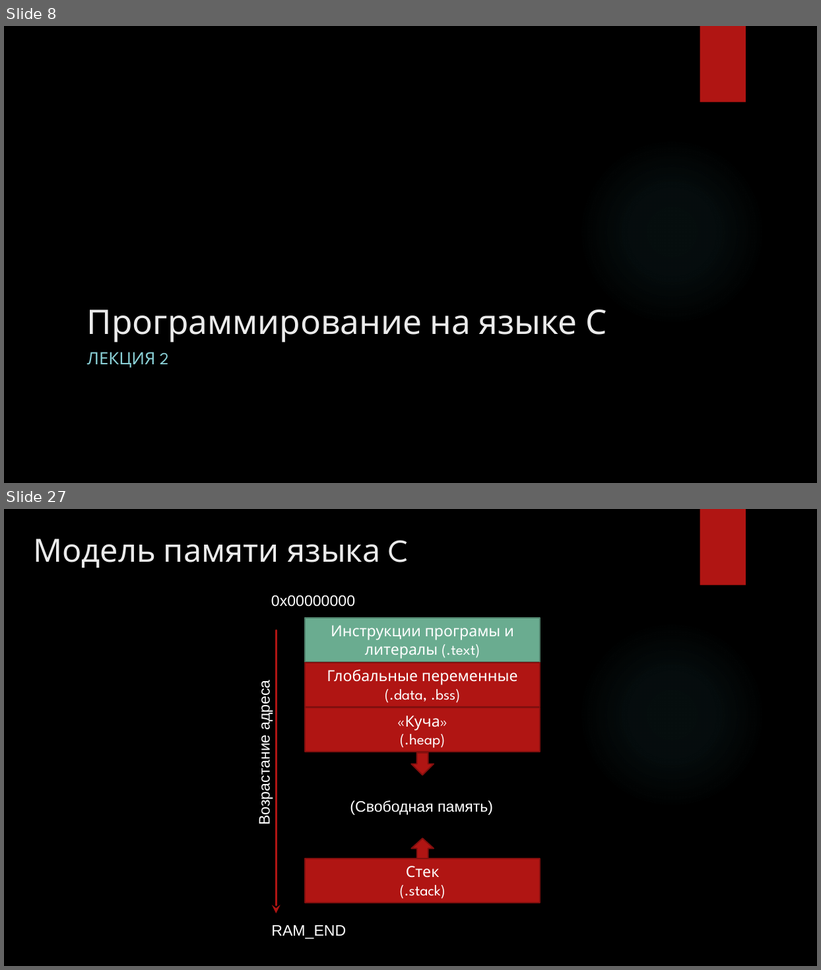
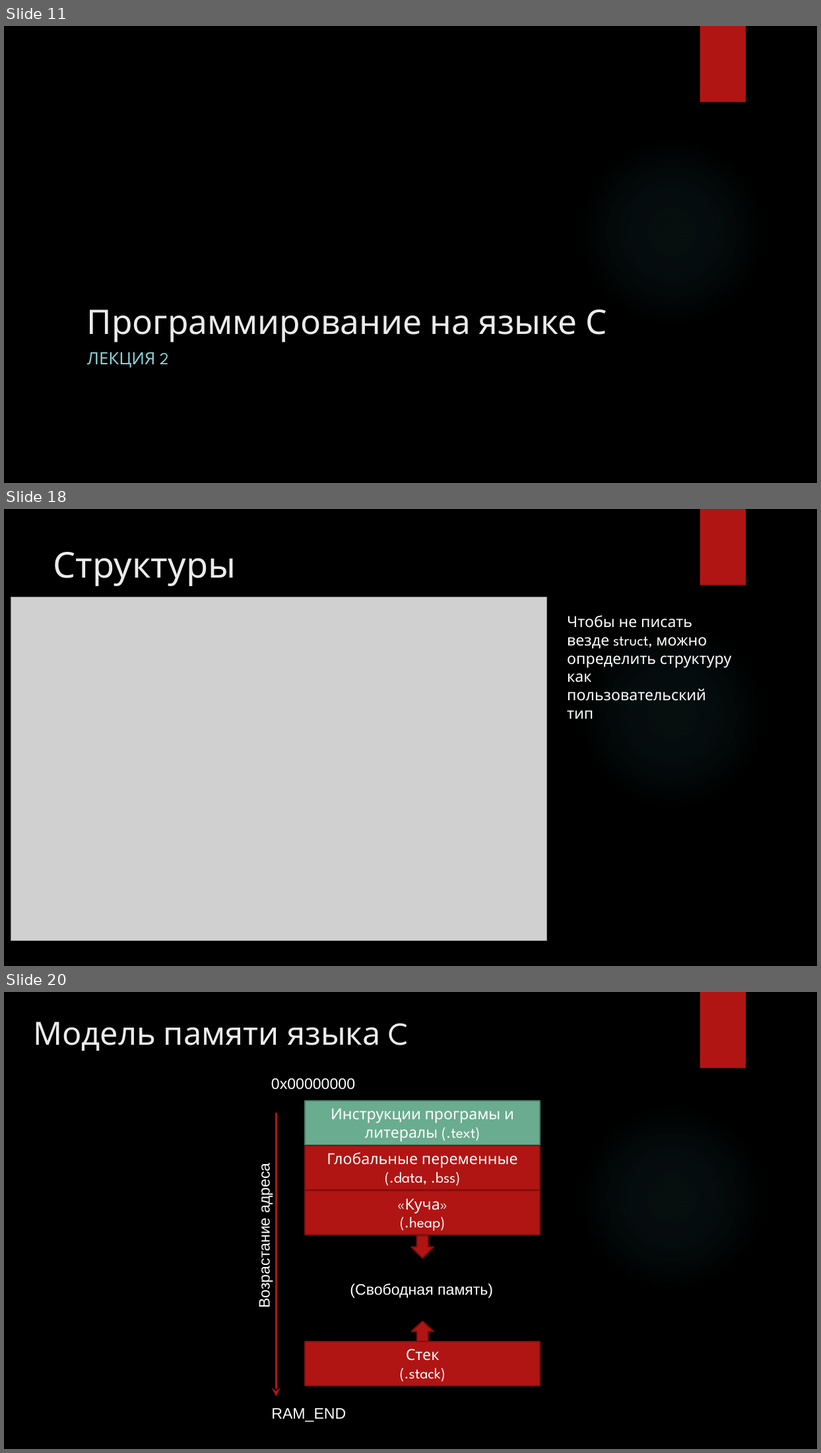
Before and after one commit to cansat-rsce/Organisation, a slide deck: лекции/Лекция2. Программирование на языке С (продолжение).pptx. Shown one above the other, each under a label of ours: slides 8 and 27 before the commit, slides 11, 18 and 20 after it; the slides between them are not shown. The pictures are 821x970 and 821x1453 pixels, drawn with LibreOffice and Linux fonts; fonts in the diff are those of the drawing; grey boxes stand for pictures; background and template pictures are left out. Boxes give left, top, right and bottom in pixels: in the first picture for what was removed or moved away, otherwise in the second. Text is boxed around its words. In the diff, an @@ line names an element or a change of style, - is before the commit and + after.

```diff
--- a/лекции/Лекция2. Программирование на языке С (продолжение).pptx
+++ b/лекции/Лекция2. Программирование на языке С (продолжение).pptx
@@ slide 18 added at [4, 509, 817, 966], background picture (left out); not listed: 2 template elements that a slide beside it also shows @@
@@ title added at [54, 552, 236, 586], 42 pt, text #EBEBEB @@
+Структуры
@@ picture added at [11, 597, 547, 941] @@
@@ text added at [567, 615, 732, 701], 18 pt, text #FFFFFF @@
+Чтобы не писать везде struct, можно определить структуру как пользовательский тип
@@ what was slide 8 is now slide 11 @@
@@ what was slide 27 is now slide 20 @@
```
Also in this commit, not shown: 7 slides changed, 12 other slides added, 20 slides removed, 2 other files.
